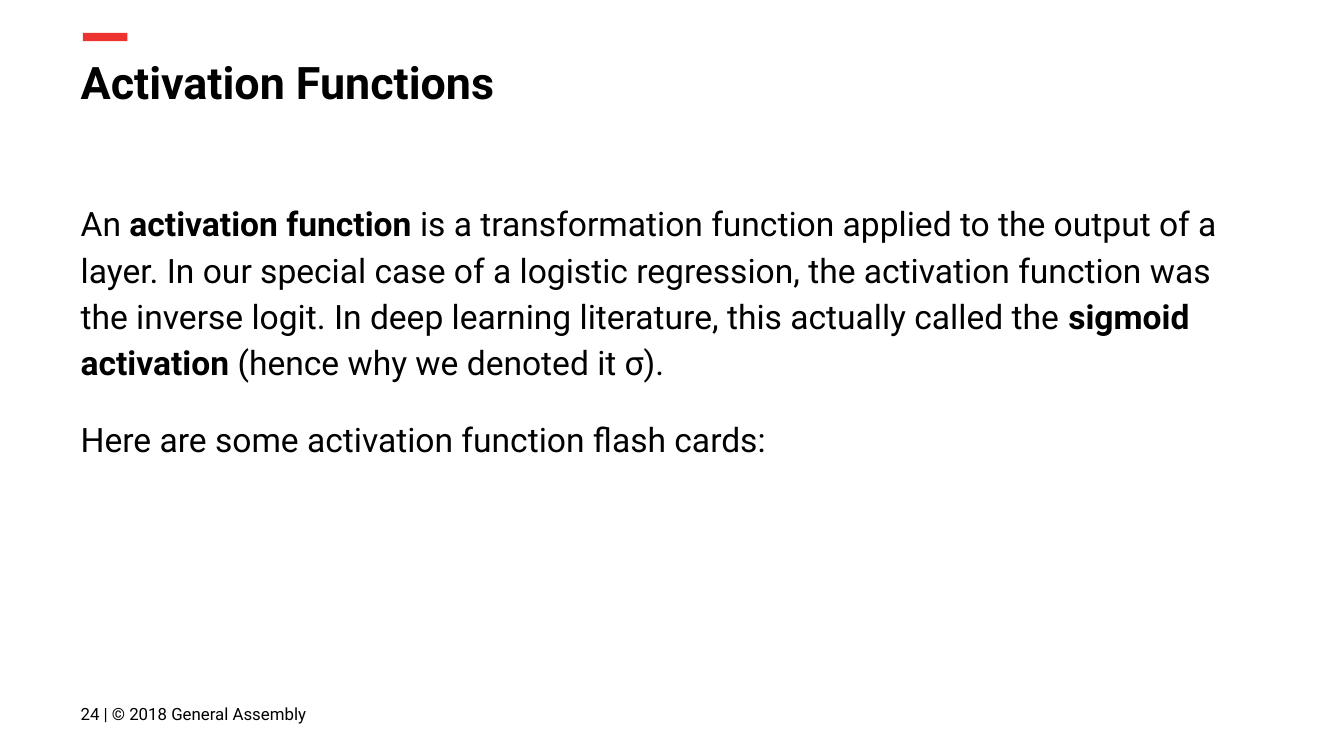
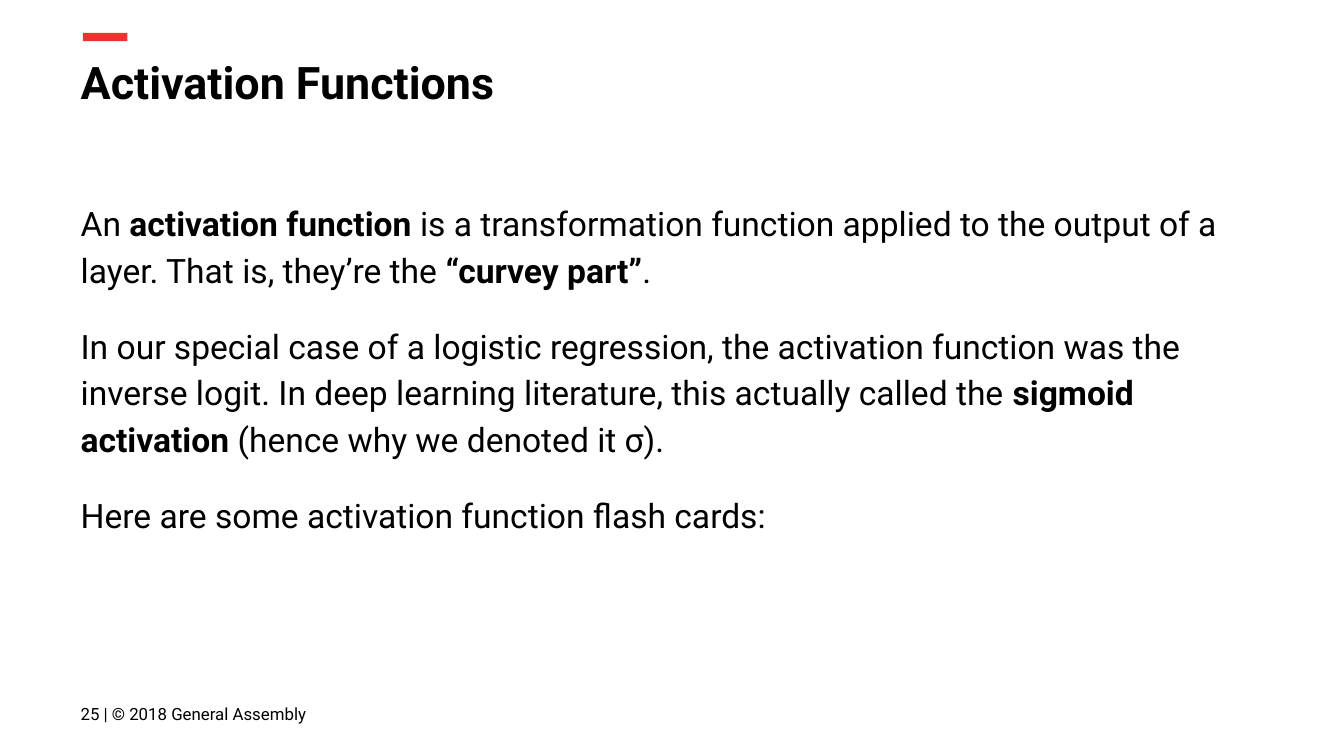
Before and after one commit to ga-curriculum/lesson-intro-nn, a slide deck: slide 25 of Intro to NNs.pptx (slide 24 before the commit). Drawn at 1344x756 pixels with LibreOffice and Linux fonts; fonts in the diff are those of the drawing; background and template pictures are left out. Boxes give left, top, right and bottom in pixels: in the first picture for what was removed or moved away, otherwise in the second. Text is boxed around its words. In the diff, an @@ line names an element or a change of style, - is before the commit and + after.

```diff
--- a/Intro to NNs.pptx
+++ b/Intro to NNs.pptx
@@ text at bbox=[81, 210, 1216, 460]: text changed @@
-An activation function is a transformation function applied to the output of a layer. In our special case of a logistic regression, the activation function was the inverse logit. In deep learning literature, this actually called the sigmoid activation (hence why we denoted it σ).
+An activation function is a transformation function applied to the output of a layer. That is, they’re the “curvey part”.
+In our special case of a logistic regression, the activation function was the inverse logit. In deep learning literature, this actually called the sigmoid activation (hence why we denoted it σ).
@@ text at bbox=[81, 707, 307, 724]: text changed @@
-24 | © 2018 General Assembly
+25 | © 2018 General Assembly
```
Also in this commit, not shown: 3 other slides changed, 4 slides added, 3 other files.
